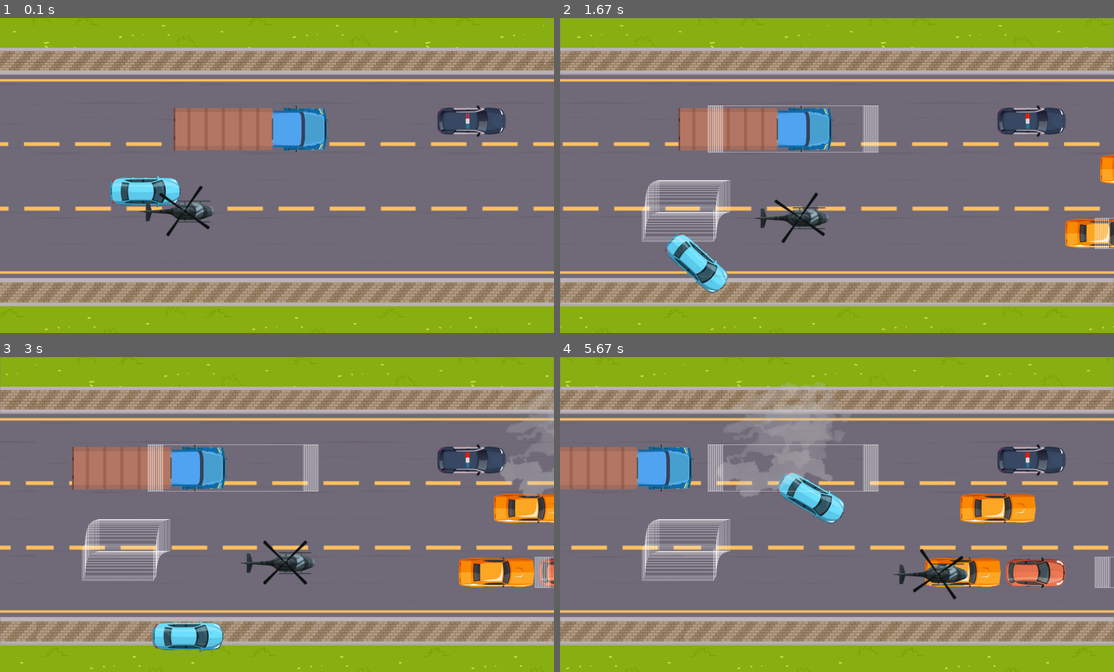
Above: before the commit, frames 1-4 (two rows, left to right).
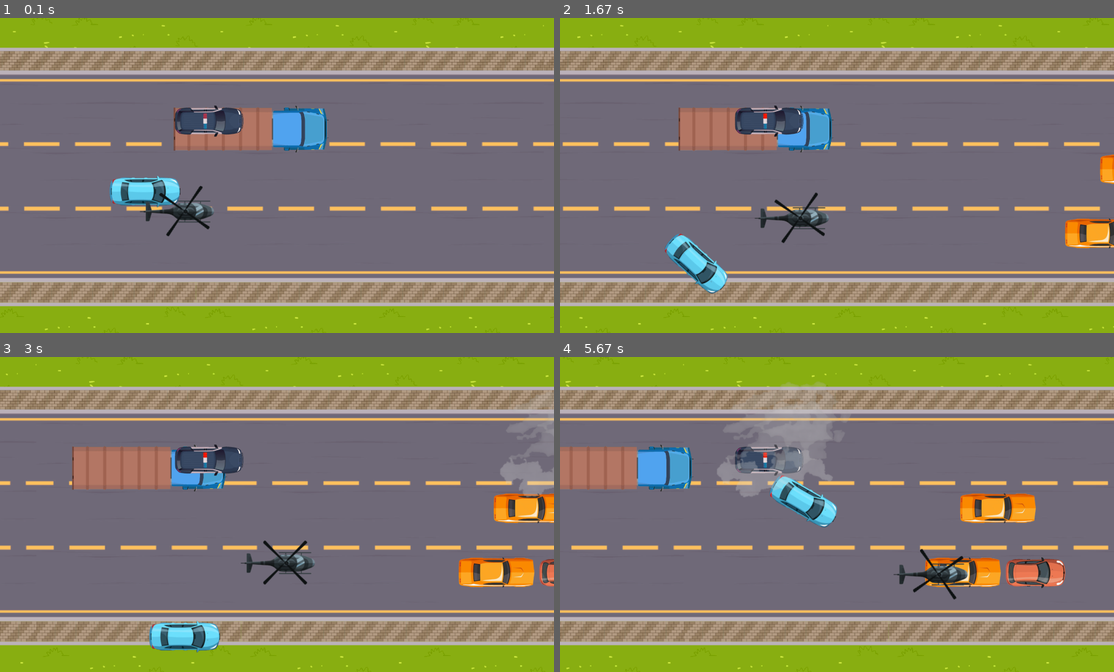
Above: after the commit, the same moments.

Repository: AdamJ77/highway-pygame
Game: pygame game, started from main_speeding.py
The game is run twice, just before and just after one commit, with the same random seed, the same clock (stepped at 60 frames per second) and the same inputs.
Inputs:
- Up to frame 1 (0.1 s): no input
- Up to frame 2 (1.67 s): hold Q 0.33-0.8 s; hold D 0.33-0.8 s; hold C 0.83-1.3 s; hold D 0.83-1.3 s; tap Space at 0.9, 1.2, 1.4 s; hold P from 1.33 s (still down); hold D from 1.33 s (still down)
- Up to frame 3 (3 s): tap Space at 1.7, 1.9, 2.2, 2.4, 2.73 s; release P at 1.8 s; release D at 1.8 s; hold D 1.83-2.3 s; hold W 2.33-2.63 s; tap C at 2.48 s; hold D from 2.67 s (still down)
- Up to frame 4 (5.67 s): tap Space at 3.03, 3.23, 3.53, 3.8, 4.13, 4.43, 4.57, 4.97, 5.27, 5.63 s; release D at 3.13 s; hold A 3.17-3.7 s; hold S 3.73-4.03 s; tap C at 3.88, 5.05 s; hold A 4.07-4.47 s; hold W 4.5-4.87 s; hold D 4.9-5.53 s; hold S from 5.57 s (still down)

The runs differ from the first frame. In frame 1, 1.9% of the frame differs, in the area x 31-92%, y 27-38%; in frame 2, 5.0%; in frame 3, 5.2%; in frame 4, 5.7%, in the area x 0-100%, y 0-92%.

Commit message:
Added requirements file, before refactoring code

Diff:
--- a/class_player.py
+++ b/class_player.py
@@ -18,15 +18,15 @@
         self.height = PLAYER_HEIGHT
         self.brakes_light = False
         self.brake_model = BRAKE_LIGHTS
-        # self.act_rect = self.get_rect()
-
+        # self.speed_x #TODO
+        # self.speed_y #TODO (to use when collision)
 
     def get_rect(self):
         """Create and return Rect object based on self attributes"""
         x_cord = self.x
-        y_cord = self.y
+        y_cord = self.y + 15
         if self.rotation < 0:
-            y_cord = self.y + self.width // 2 * self.get_tan_abs(self.rotation) + 10
+            y_cord = self.y + self.width // 2 * self.get_tan_abs(self.rotation) - 5
         return pg.Rect(x_cord, y_cord, self.width, self.height)
 
 
@@ -47,7 +47,7 @@
             self.x += self.speed
             if self.speed < self.max_speed:
                 self.speed += ACELERATION
-            self.move_sideways()
+        self.move_sideways()
 
     def move_sideways(self) -> None:
         """Move sideways if there is rotation != 0"""
@@ -105,12 +105,12 @@
         if self.rotation > -MAX_ANGLE:
             self.rotate(negative=1)
 
-    def rotate_back(self, is_collision: pg.Rect) -> None:
-        if is_collision == "upper":
+    def rotate_back(self, is_collision: str) -> None:
+        if is_collision == "upper" or is_collision == "top":
             if self.rotation > 0:
                 self.rotate_right()
             self.y += 1
-        elif is_collision == "lower":
+        elif is_collision == "lower" or is_collision == "bottom":
             if self.rotation < 0:
                 self.rotate_left()
             self.y -= 1
--- a/classes_other.py
+++ b/classes_other.py
@@ -1,28 +1,41 @@
 import math
 import random
+from abc import ABC, abstractmethod
 from enum import Enum, auto
 
 import pygame as pg
 
 from config import (ANGLE_ROTATE, CHOPPER_SPEED, CHOPPER_STARTING_POINT,
-                    FREQUENCY_OF_POLICE_LIGHTS, FRICTION_DECEL,
-                    MARGIN_OF_ERROR, MAX_ANGLE_TRAFFIC_CHANGE_LINE,
-                    MAX_SPEED_PLAYER, POLICE_CAR_HEIGHT, POLICE_CAR_IMAGE,
+                    DRIVING_AREA_SIZE, FREQUENCY_OF_POLICE_LIGHTS,
+                    FRICTION_DECEL, MARGIN_OF_ERROR,
+                    MAX_ANGLE_TRAFFIC_CHANGE_LINE, MAX_SPEED_PLAYER,
+                    POLICE_CAR_HEIGHT, POLICE_CAR_IMAGE,
                     POLICE_CAR_IMAGE_LIGHTS_B, POLICE_CAR_IMAGE_LIGHTS_R,
                     POLICE_CAR_WIDTH, POLICE_CHOPPER_HEIGHT,
-                    POLICE_CHOPPER_IMAGE, POLICE_CHOPPER_WIDTH, SCROLL_SPEED,
-                    SPEED_PLAYER, TIME_OF_TURN, TRUCK_HEIGHT, TRUCK_IMAGE,
-                    TRUCK_WIDTH, TURBINE_HEIGHT, TURBINE_IMAGE, TURBINE_SPEED,
-                    TURBINE_WIDTH)
+                    POLICE_CHOPPER_IMAGE, POLICE_CHOPPER_WIDTH, POLICE_SPEED,
+                    SCROLL_SPEED, SPEED_PLAYER, TIME_OF_TURN, TRUCK_HEIGHT,
+                    TRUCK_IMAGE, TRUCK_WIDTH, TURBINE_HEIGHT, TURBINE_IMAGE,
+                    TURBINE_SPEED, TURBINE_WIDTH)
 
 # from class_player import Player
+
+class Vehicle(ABC):
+    def __init__(self) -> None:
+        super().__init__()
+        self._x = None
+
+
+    @abstractmethod
+    def get_rect(self):
+        """ Returns pygame.Rect object """
+        pass
 
 
 
 class Game:
     test_rect = False
 
-class Car:
+class Car(Vehicle):
 
     speed = SPEED_PLAYER
     max_speed = MAX_SPEED_PLAYER
@@ -116,24 +129,7 @@
         self.rotate(negative=1)
 
     def change_line(self):
-        # if self.still_change:
-            if self.time_of_turn < 10:
-                # if self.rotation > -20:
-                self.rotate_right()
-            self.time_of_turn += 1
-            # if self.time_of_turn >= 200:
-            #     if self.rotation != 0:
-            #         self.rotate_left()
-            #     else:
-            #         self.time_of_turn = 1
-            #         self.still_change = False
-        # elif self.time_of_turn < 2 * TIME_OF_TURN and self.rotation != 0:
-        #     self.rotate_left()
-        #     self.move_sideways()
-        #     self.time_of_turn += 1
-        # else:
-        #     self.time_of_turn = 1
-    # or classmethod Truck
+        pass
 
 
 
@@ -156,7 +152,6 @@
 
 
 class Location:
-
     def __init__(self, spawn_loc, line_value) -> None:
         self.spawn_location = spawn_loc
         self.car_occupying = None
@@ -171,11 +166,18 @@
 class Police(Car):
     def __init__(self) -> None:
         super().__init__()
-        self.x = 1500
         self.model = POLICE_CAR_IMAGE
         self.width = POLICE_CAR_WIDTH
         self.height = POLICE_CAR_HEIGHT
         self.changing_lights = 1
+
+    def move_up(self):
+        if self.y - POLICE_SPEED > DRIVING_AREA_SIZE[0]:
+            self.y -= POLICE_SPEED
+
+    def move_down(self):
+        if self.y + POLICE_SPEED < DRIVING_AREA_SIZE[1]:
+            self.y += POLICE_SPEED
 
     def follow_car(self, car: Car):
         pass
@@ -196,11 +198,7 @@
         self.move_sideways()
 
 
-    def automatic_following(other: Car):
-        pass
-
-
-class Chopper:
+class Chopper(Vehicle):
     def __init__(self) -> None:
         self._x = CHOPPER_STARTING_POINT[0]
         self._y = CHOPPER_STARTING_POINT[1]
@@ -219,7 +217,7 @@
         self.turbine_rect = self.turbine_image.get_rect()
         self.turbine_rect.center = self.turbine_center_point()
 
-    def get_chopper_rect(self):
+    def get_rect(self):
         return pg.Rect(self.x, self.y, self.width, self.height)
 
     def turbine_center_point(self) -> tuple[float]:
--- a/collisions.py
+++ b/collisions.py
@@ -43,25 +43,27 @@
     rect_car: pg.Rect,
     ):
     """Check from on which side was collision"""
-    # direction = None
     if abs(rect_player.bottom - rect_car.top) < COLLISION_TOLERANCE:
-        print("bottom collision")
+        print("bottom collision", player.speed)
+        if player.rotation < 0:
+            player.rotation += 10
+        # player.rotate_back("bottom")
 
-        # direction = "bottom"
-        # constraints.update({"bottom": True})
-    if abs(rect_player.top - rect_car.bottom) < COLLISION_TOLERANCE:
-        print("top collision")
-        # direction = "top"
-        # constraints.update({"top": True})
+    if abs(rect_player.top - rect_car.bottom) < COLLISION_TOLERANCE + player.speed * player.get_tan_abs(player.rotation):
+        print("top collision", player.speed)
+        if player.rotation > 0:
+            player.rotation -= 10
+        # player.rotate_back("top")
+
     if abs(rect_player.right - rect_car.left) < COLLISION_TOLERANCE + player.speed:
         print("right collision", player.speed, rect_player.right, rect_car.left)
-        # direction = "right"
-        # constraints.update({"right": True})
+        player.x = rect_car.x - player.width
+        player.speed = 0
 
-    #TODO fix left collision
-    if abs(rect_player.left - rect_player.right) < COLLISION_TOLERANCE + player.speed:
-        # direction = "left"
-        print("left collision")
+    if abs(rect_player.left - rect_car.right) < COLLISION_TOLERANCE + player.speed:
+        player.x = rect_car.right + 10
+        player.speed = 0
+        print("left collision", player.speed)
 
     return
 
@@ -102,7 +104,7 @@
     check_collision_cars(player, player_rect, traffic_cars)
 
     # CHOPPER
-    if check_collision_with_player(player_rect, chopper.get_chopper_rect()) and not chopper.isMoving:
+    if check_collision_with_player(player_rect, chopper.get_rect()) and not chopper.isMoving:
         chopper.isMoving = True
         rand_x, rand_y = create_chopper_direction()
         chopper.destination = (rand_x, rand_y)
--- a/config.py
+++ b/config.py
@@ -16,7 +16,7 @@
 
 SPEED_PLAYER = 0
 MAX_SPEED_PLAYER = 15
-ACELERATION = 0.3
+ACELERATION = 0.15
 SPEED_CAR_SIDEWAYS = 5
 FRICTION_DECEL = 0.5     # decelaration caused by friction and no acceleration
 BRAKE_DECEL = 10
@@ -80,6 +80,7 @@
 POLICE_CAR_WIDTH = POLICE_CAR_IMAGE.get_width()
 POLICE_CAR_HEIGHT = POLICE_CAR_IMAGE.get_height()
 
+POLICE_SPEED = 4
 FREQUENCY_OF_POLICE_LIGHTS = 10
 TIME_OF_TURN = 10
 
@@ -112,3 +113,12 @@
 
 CLOUD_1_IMAGE = pg.image.load("images/cloud.png")
 CLOUD_2_IMAGE = pg.image.load("images/cloud2.png")
+
+
+# GUI
+WSAD = pg.image.load("images/key_buttons.jpeg")
+
+
+# MAP ADDITIONALS:
+# 1. VIADUCT
+VIADUCT = pg.image.load("images/viaduct.png")
--- a/main_speeding.py
+++ b/main_speeding.py
@@ -43,11 +43,7 @@
     if keys_pressed[pg.K_SPACE]:
         player.constant_speed()
     if keys_pressed[pg.K_c]:
-        WIN.fill(pg.Color(0,0,0,0))
-    if keys_pressed[pg.K_p]:
-        pass
-
-
+        AREA_SURFACE.fill(pg.Color(0,0,0,0))
     if keys_pressed[pg.K_p]:
         police_car.turn_police_lights_on()
     # else:
@@ -71,7 +67,8 @@
         for car in traffic_cars:
             car_rect = car.get_rect()
             pg.draw.rect(AREA_SURFACE, (255,255,255), car_rect, 1)
-        pg.draw.rect(AREA_SURFACE, (255,255,255), rect_player, 1)
+        pg.draw.rect(AREA_SURFACE, (255, 0, 0), rect_player, 2)
+        pg.draw.rect(AREA_SURFACE, (0, 255, 0), pg.Rect(player.x, player.y, player.width, player.height), 1)
         pg.draw.rect(AREA_SURFACE, (127, 127, 127), upper_b, 1 )
         pg.draw.rect(AREA_SURFACE, (127, 127, 127), lower_b, 1 )
 
@@ -81,6 +78,17 @@
     # print(police_car.rotation, police_car.x, police_car.y)
     # police_car.change_line()
 
+def show_moving_objects(array: np.array) -> np.array:
+    """
+    Display every object in array. Pop object if outside of screen.
+    """
+    objects_to_pop = []
+    for index, object in enumerate(array):
+        if not object.isOut:
+            WIN.blit(object.model, (object.x, object.y))
+        else:
+            objects_to_pop.append(index)
+    return np.delete(array, objects_to_pop)
 
 # SCREEN UPDATING
 def update_screen(
@@ -91,35 +99,26 @@
     clouds: np.array
     ) -> None:
     """
-    Updates screen images' positions
-    """
+    Updates screen images' positions.
+    Mind the sequence of displaying not to overwrite any object
+    """
+
     player_model = player.brake_model if player.brakes_light else player.model
-    cars_to_pop = []
-    for index, car in enumerate(traffic_cars):
-        if not car.isOut:
-            WIN.blit(car.model, (car.x, car.y))
-        else:
-            cars_to_pop.append(index)
-    traffic_cars = np.delete(traffic_cars, cars_to_pop)
+    traffic_cars = show_moving_objects(traffic_cars)
 
     WIN.blit(player_model, (player.x, player.y))
     WIN.blit(police.model, (police.x, police.y))
     WIN.blit(chopper.model, (chopper.x, chopper.y))
     WIN.blit(chopper.turbine_image, chopper.turbine_rect)
 
-    clouds_to_pop = []
-    for i, cloud in enumerate(clouds):
-        if not cloud.isOut:
-            WIN.blit(cloud.model, (cloud.x, cloud.y))
-        else:
-            clouds_to_pop.append(i)
-    clouds = np.delete(clouds, clouds_to_pop)
-
+    clouds = show_moving_objects(clouds)
     WIN.blit(AREA_SURFACE, (0,0))
+
     pg.display.update()
     return traffic_cars, clouds
 
 
+# TRAFFIC
 def check_location(
     spawn_locations: list):
     """
@@ -131,7 +130,7 @@
             return None
     return location
 
-# TRAFFIC
+
 def spawn_traffic(
     prob_of_spawn: int,
     density: int,
@@ -143,6 +142,7 @@
     """
     if len(traffic_cars) >= density:
         return traffic_cars
+
     chance_of_spawn = random.randint(0, 1000)
     if chance_of_spawn < prob_of_spawn:
         location = check_location(spawn_locations)
@@ -217,9 +217,8 @@
         if abs(scroll_speed_bg) > HIGHWAY_IMAGE_WIDTH:
             scroll_speed_bg = 0
 
-        # UPDATE CARS IMAGES
+        # DISPLAY OBJECTS ON SCREEN
         traffic_cars, clouds = update_screen(player, traffic_cars, police_car, chopper, clouds)
-
 
         # CHECK IF PLAYER COLLIDED WITH BOUNDARY OR CAR
         collisions(player, traffic_cars, upper_b, lower_b, chopper)
@@ -233,9 +232,10 @@
             if chopper.onDestination():
                 chopper.isMoving = False
 
-        # CLOUD TESTING
+        # CLOUDS
         clouds = spawn_clouds(PROBABILITY_OF_SPAWN_CLOUD, CLOUD_DENSITY, clouds)
         move_clouds(clouds)
+
         # CHECK FOR PLAYER'S INPUT
         input_player(player, police_car)
 
@@ -250,3 +250,11 @@
 
 if __name__ == "__main__":
     main()
+
+
+
+#   def __getattr__(self, _attr):
+#         if hasattr(self.env, _attr):
+#             return getattr(self.env, _attr)
+#         else:
+#             raise AttributeError
Binary file added: images/bullet_hole.png
Binary file added: images/key_buttons.jpeg
Binary file added: images/keys.jpeg
Binary file added: images/policeman_1.gif
Binary file added: images/preview_idle.png
Binary file added: images/progress_bar.webp
Binary file added: images/sniper_1.png
Binary file removed: images/viaduct.jpeg
Not shown, added: requirements.txt
Not shown, changed: .gitignore
